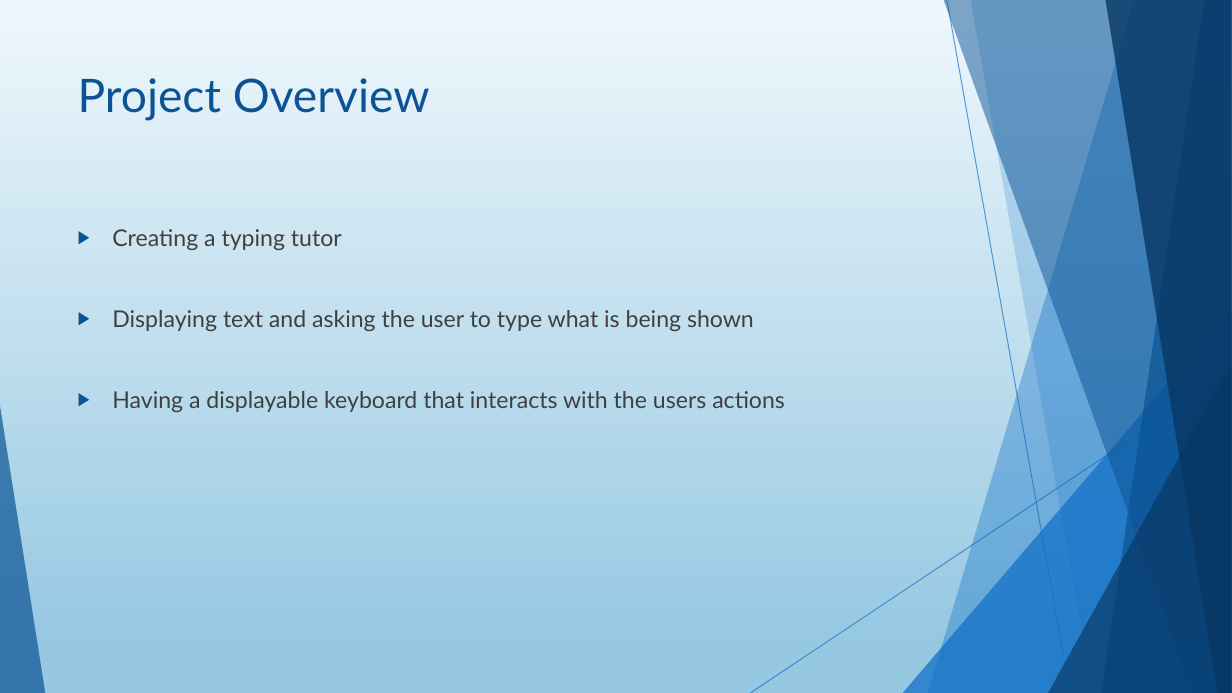
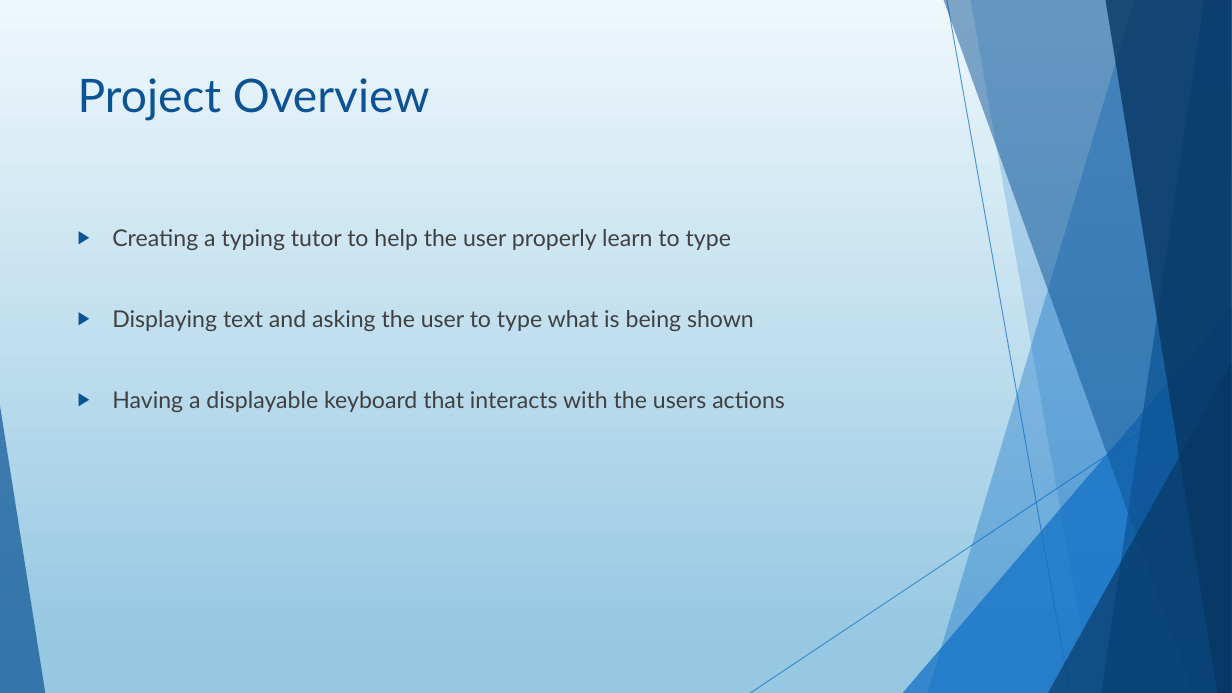
Before and after one commit to Harrison-Palmer/Typing-Tutor, a slide deck: slide 3 of TypingTutorPowerPoint.pptx. Drawn at 1232x693 pixels with LibreOffice and Linux fonts; fonts in the diff are those of the drawing. Boxes give left, top, right and bottom in pixels: in the first picture for what was removed or moved away, otherwise in the second. Text is boxed around its words. In the diff, an @@ line names an element or a change of style, - is before the commit and + after.

```diff
--- a/TypingTutorPowerPoint.pptx
+++ b/TypingTutorPowerPoint.pptx
@@ text at box(112, 229, 731, 250): text changed @@
-▶ Creating a typing tutor
+▶ Creating a typing tutor to help the user properly learn to type
```
Also in this commit, not shown: 3 other slides changed, 26 other files.
